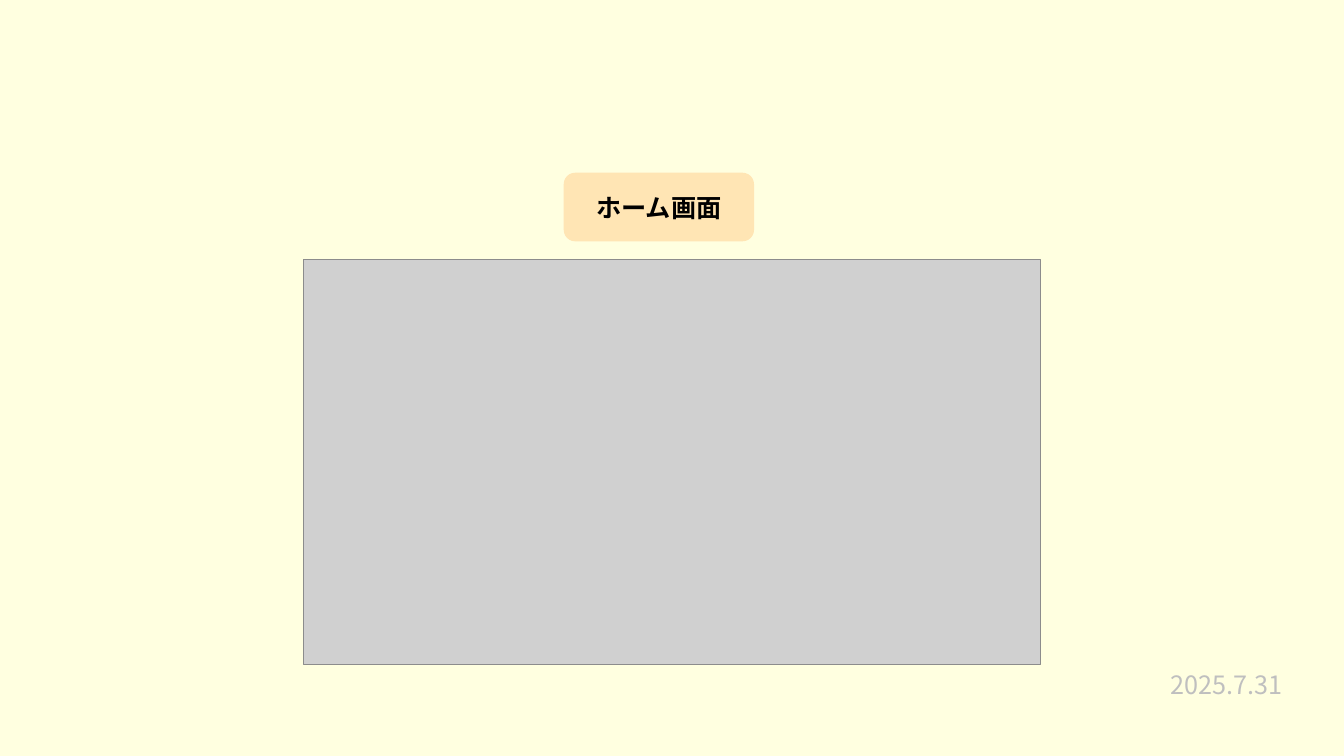
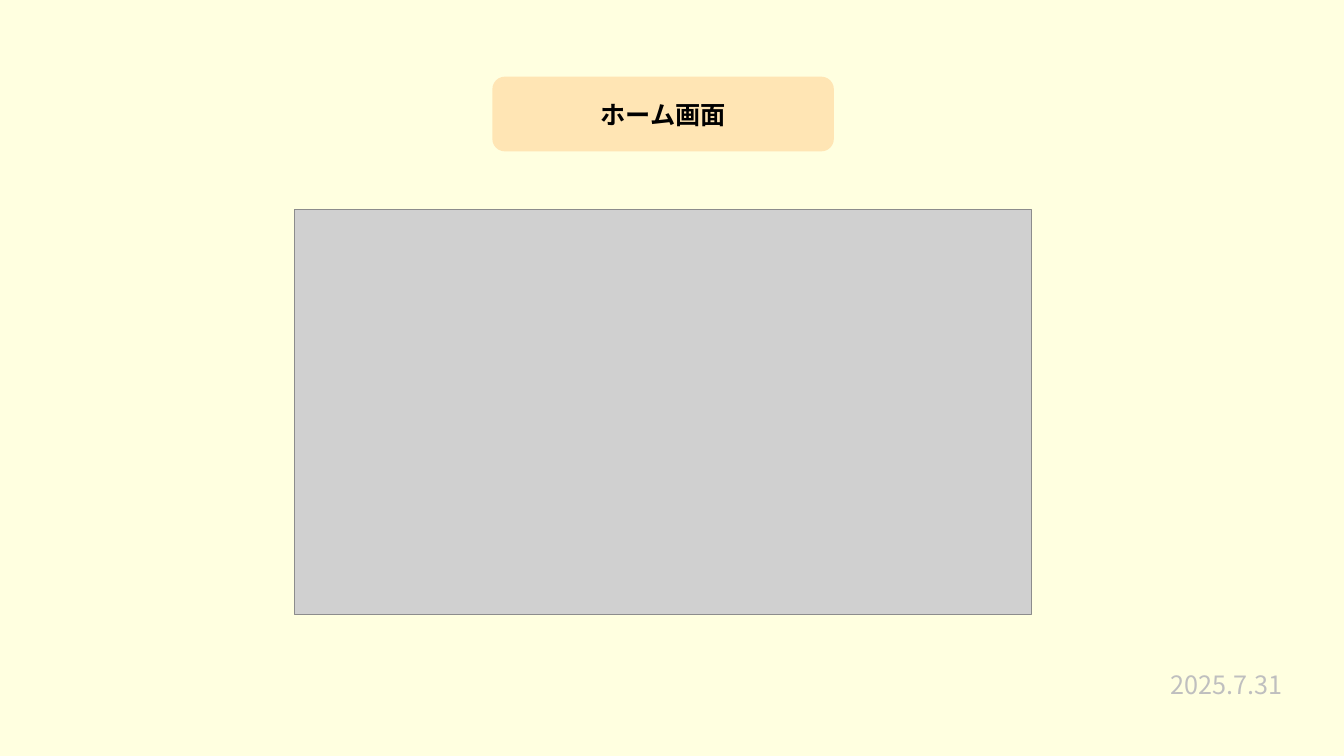
Before and after one commit to plusdojo2025/a2-7, a slide deck: slide 7 of 発表準備/7月成果発表会.pptx (slide 6 before the commit). Drawn at 1344x756 pixels with LibreOffice and Linux fonts; fonts in the diff are those of the drawing; grey boxes stand for pictures. Boxes give left, top, right and bottom in pixels: in the first picture for what was removed or moved away, otherwise in the second. Text is boxed around its words. In the diff, an @@ line names an element or a change of style, - is before the commit and + after.

```diff
--- a/発表準備/7月成果発表会.pptx
+++ b/発表準備/7月成果発表会.pptx
@@ rounded rectangle "ホーム画面": place and size @@
-rounded rectangle "ホーム画面" at [564,172,754,241]
+rounded rectangle "ホーム画面" at [492,77,834,151]
@@ picture: place and size @@
-picture at [303,260,1041,664]
+picture at [295,210,1032,614]
```
Also in this commit, not shown: 7 other slides changed, 2 other files.
